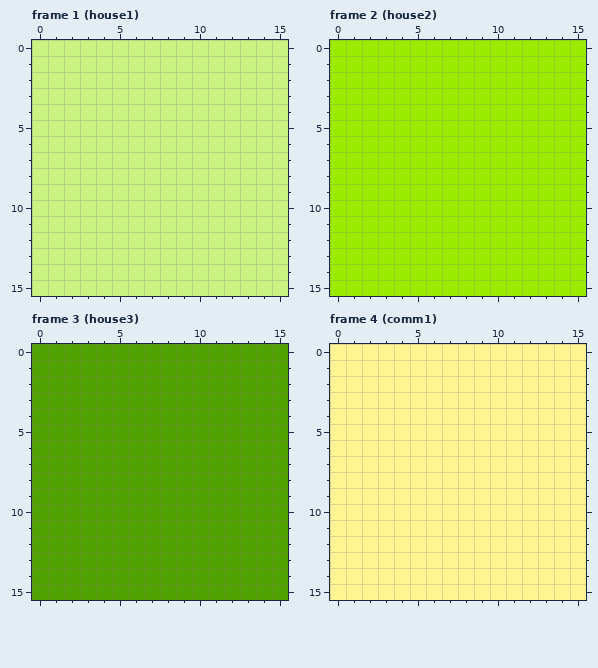
File history of a pixel-art file, assets/data/img/buildings.aseprite. The picture above is the old version.
16x16 pixels, 9 frames. Shown: frame 1 (house1), frame 2 (house2), frame 3 (house3), frame 4 (comm1). The commit also changed other frames, which this record leaves out.
After the commit:
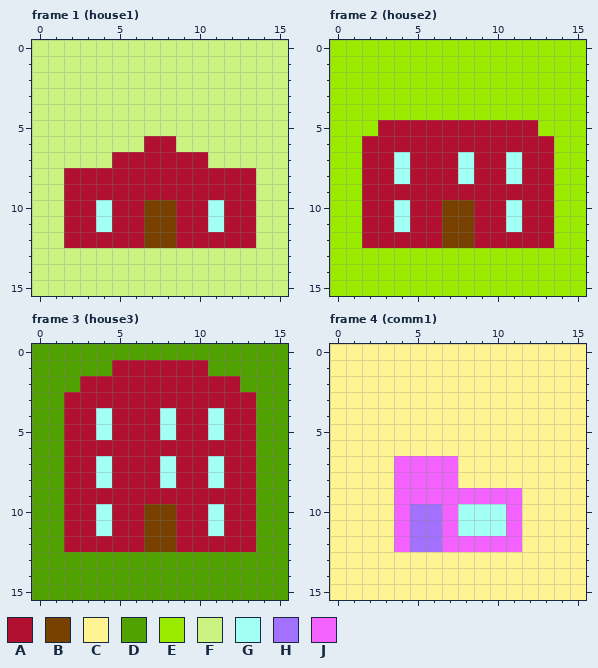
Palette (. is transparent): A #b21030  B #794100  C #fff392  D #51a200  E #9aeb00  F #cbf382  G #a2fff3  H #a271ff  J #f361ff
The edit:
Frame 1 (house1):
y 6: x 7..8 FF -> AA
y 7: x 5..10 FFFFFF -> AAAAAA
y 8..9: x 2..13 FFFFFFFFFFFF -> AAAAAAAAAAAA
y 10..11: x 2..13 FFFFFFFFFFFF -> AAGAABBAAGAA
y 12: x 2..13 FFFFFFFFFFFF -> AAAAABBAAAAA
Frame 2 (house2):
y 5: x 3..12 EEEEEEEEEE -> AAAAAAAAAA
y 6: x 2..13 EEEEEEEEEEEE -> AAAAAAAAAAAA
y 7..8: x 2..13 EEEEEEEEEEEE -> AAGAAAGAAGAA
y 9: x 2..13 EEEEEEEEEEEE -> AAAAAAAAAAAA
y 10..11: x 2..13 EEEEEEEEEEEE -> AAGAABBAAGAA
y 12: x 2..13 EEEEEEEEEEEE -> AAAAABBAAAAA
Frame 3 (house3):
y 1: x 5..10 DDDDDD -> AAAAAA
y 2: x 3..12 DDDDDDDDDD -> AAAAAAAAAA
y 3: x 2..13 DDDDDDDDDDDD -> AAAAAAAAAAAA
y 4..5: x 2..13 DDDDDDDDDDDD -> AAGAAAGAAGAA
y 6: x 2..13 DDDDDDDDDDDD -> AAAAAAAAAAAA
y 7..8: x 2..13 DDDDDDDDDDDD -> AAGAAAGAAGAA
y 9: x 2..13 DDDDDDDDDDDD -> AAAAAAAAAAAA
y 10..11: x 2..13 DDDDDDDDDDDD -> AAGAABBAAGAA
y 12: x 2..13 DDDDDDDDDDDD -> AAAAABBAAAAA
Frame 4 (comm1):
y 7..8: x 4..7 CCCC -> JJJJ
y 9: x 4..11 CCCCCCCC -> JJJJJJJJ
y 10..11: x 4..11 CCCCCCCC -> JHHJGGGJ
y 12: x 4..11 CCCCCCCC -> JHHJJJJJ
